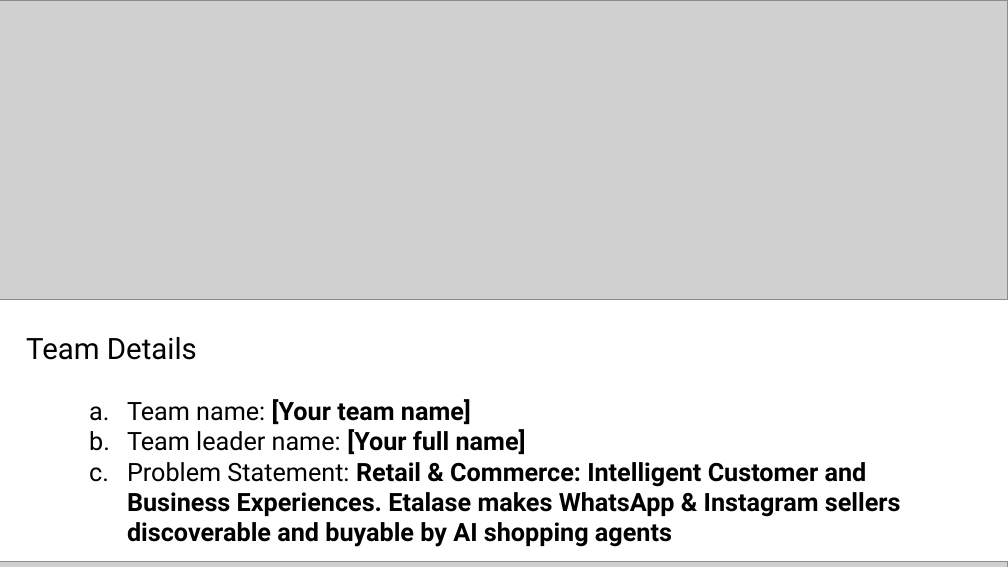
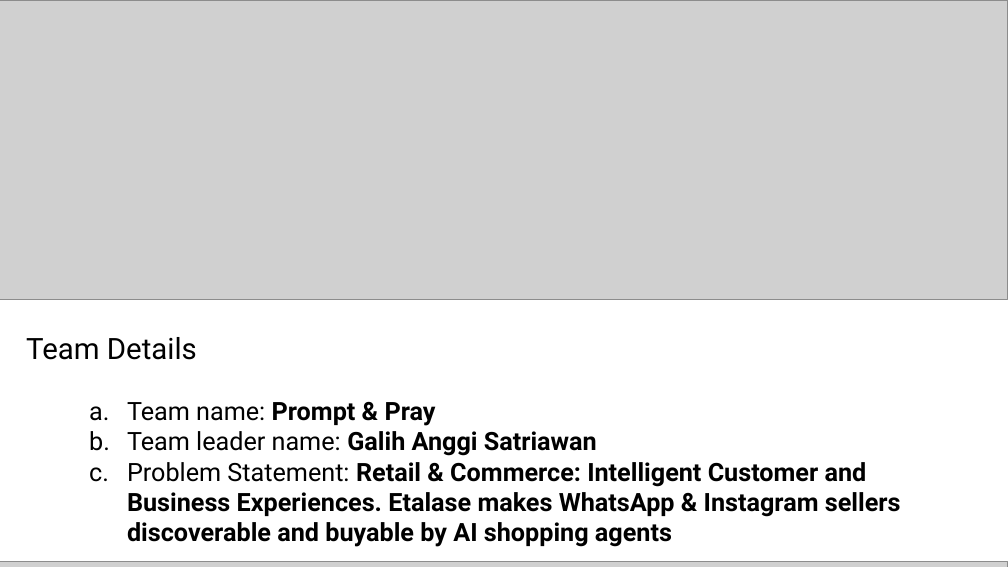
Before and after one commit to galihsatriawan/etalase, a slide deck: slide 1 of submission/Etalase_AI_Builder_Cup_Submission.pptx. Drawn at 1008x567 pixels with LibreOffice and Linux fonts; fonts in the diff are those of the drawing; grey boxes stand for pictures. Boxes give left, top, right and bottom in pixels: in the first picture for what was removed or moved away, otherwise in the second. Text is boxed around its words. In the diff, an @@ line names an element or a change of style, - is before the commit and + after.

```diff
--- a/submission/Etalase_AI_Builder_Cup_Submission.pptx
+++ b/submission/Etalase_AI_Builder_Cup_Submission.pptx
@@ text at (127, 402, 597, 456): text changed @@
-  a. Team name: [Your team name]
-  b. Team leader name: [Your full name]
+  a. Team name: Prompt & Pray
+  b. Team leader name: Galih Anggi Satriawan
```
Also in this commit, not shown: 2 other slides changed, 1 other file.
